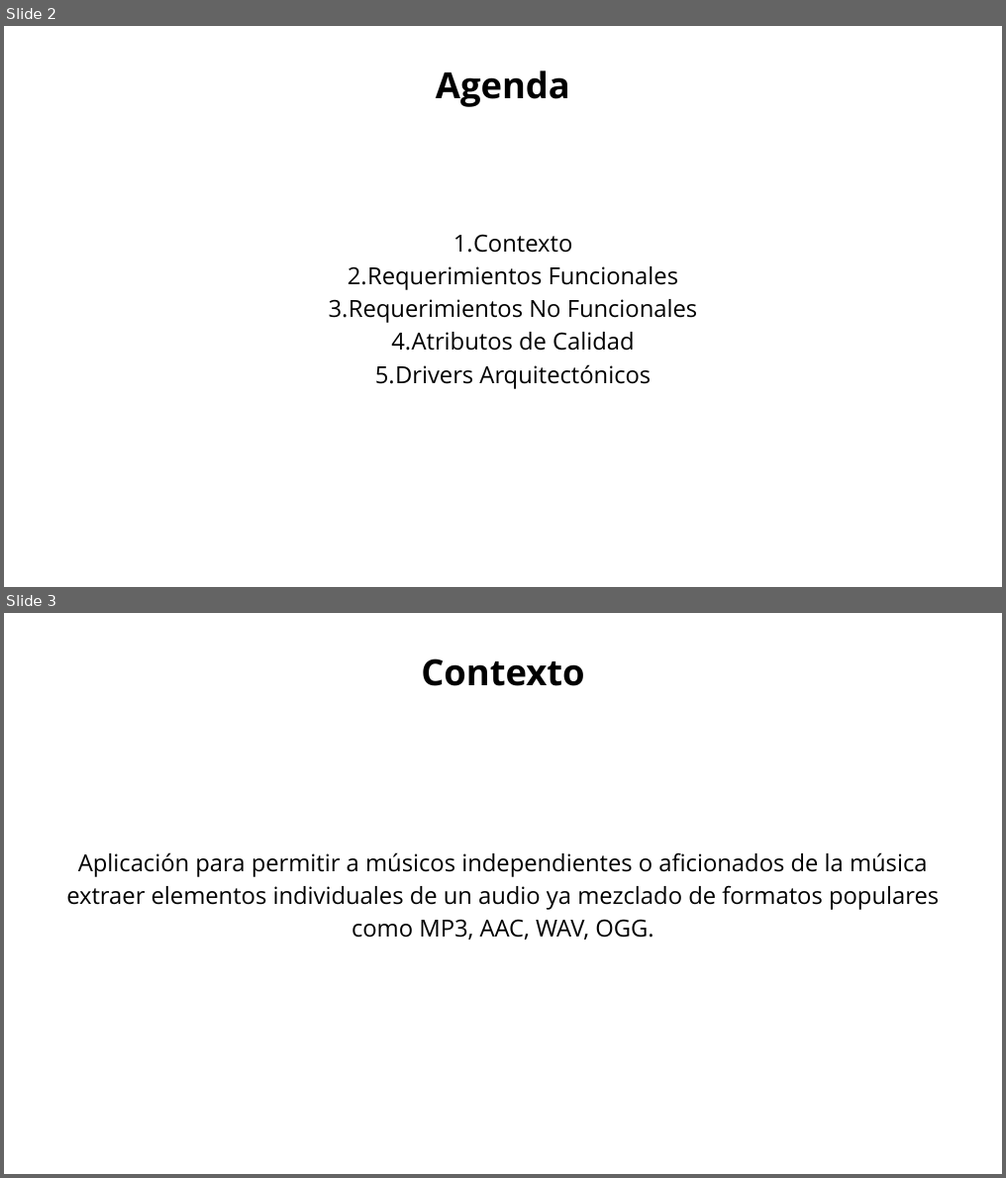
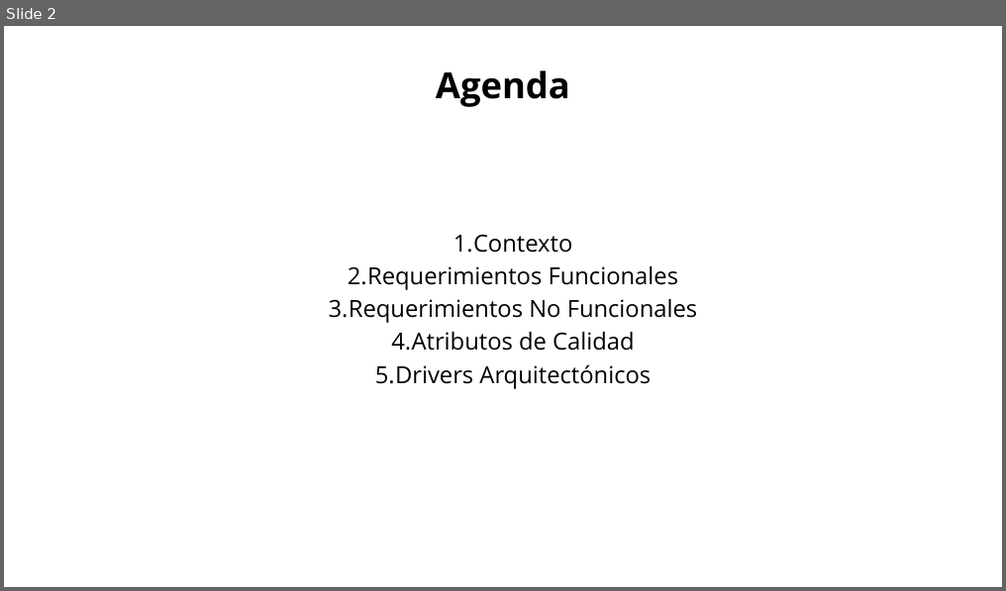
Before and after one commit to Jucer74/SoftwareArchitecture, a slide deck: Project/Context/SistemaSeparacionAudio.context.pptx. Shown one above the other, each under a label of ours: slides 2 and 3 before the commit, slide 2 after it. The pictures are 1006x1178 and 1006x591 pixels, drawn with LibreOffice and Linux fonts; fonts in the diff are those of the drawing. Boxes give left, top, right and bottom in pixels: in the first picture for what was removed or moved away, otherwise in the second. Text is boxed around its words. In the diff, an @@ line names an element or a change of style, - is before the commit and + after.

```diff
--- a/Project/Context/SistemaSeparacionAudio.context.pptx
+++ b/Project/Context/SistemaSeparacionAudio.context.pptx
@@ slide 3 removed at box(4, 613, 1002, 1174), background #FFFFFF @@
@@ text removed at box(421, 659, 584, 686) @@
-Contexto
@@ text removed at box(66, 853, 939, 940) @@
-Aplicación para permitir a músicos independientes o aficionados de la música extraer elementos individuales de un audio ya mezclado de formatos populares como MP3, AAC, WAV, OGG.
```
Also in this commit, not shown: 5 slides changed, 1 slide added, 1 other slide removed.
